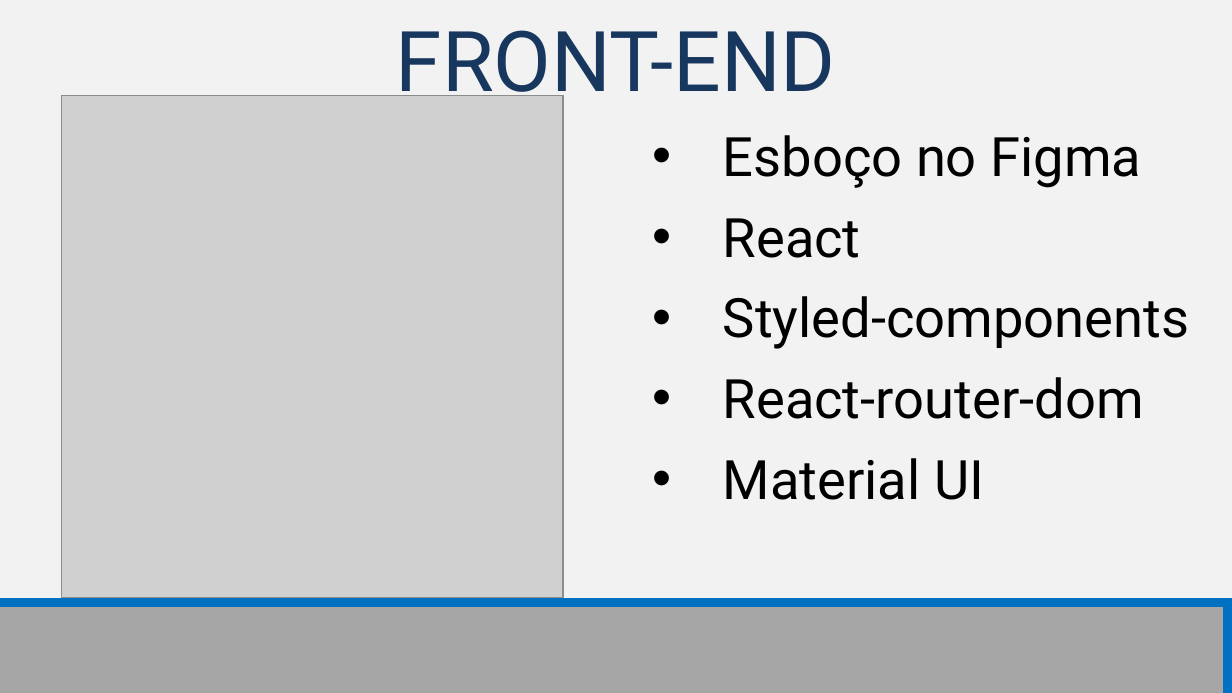
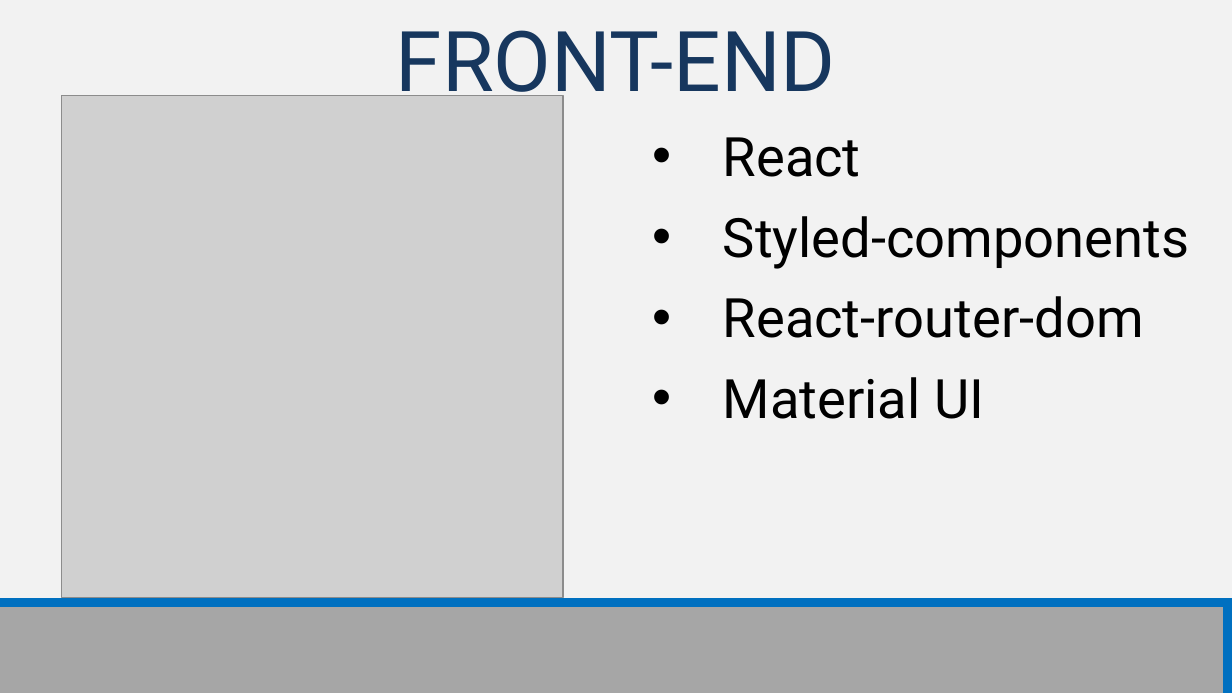
Before and after one commit to TR0NZ0D/Brazil-Career-Hub, a slide deck: slide 11 of Files/TCC - Final/Apresentacao_Final.pptx (slide 7 before the commit). Drawn at 1232x693 pixels with LibreOffice and Linux fonts; fonts in the diff are those of the drawing; grey boxes stand for pictures. Boxes give left, top, right and bottom in pixels: in the first picture for what was removed or moved away, otherwise in the second. Text is boxed around its words. In the diff, an @@ line names an element or a change of style, - is before the commit and + after.

```diff
--- a/Files/TCC - Final/Apresentacao_Final.pptx
+++ b/Files/TCC - Final/Apresentacao_Final.pptx
@@ text at box(723, 135, 1141, 188): paragraph removed @@
-• Esboço no Figma
```
Also in this commit, not shown: 9 other slides changed, 4 slides added, 1 other file.
